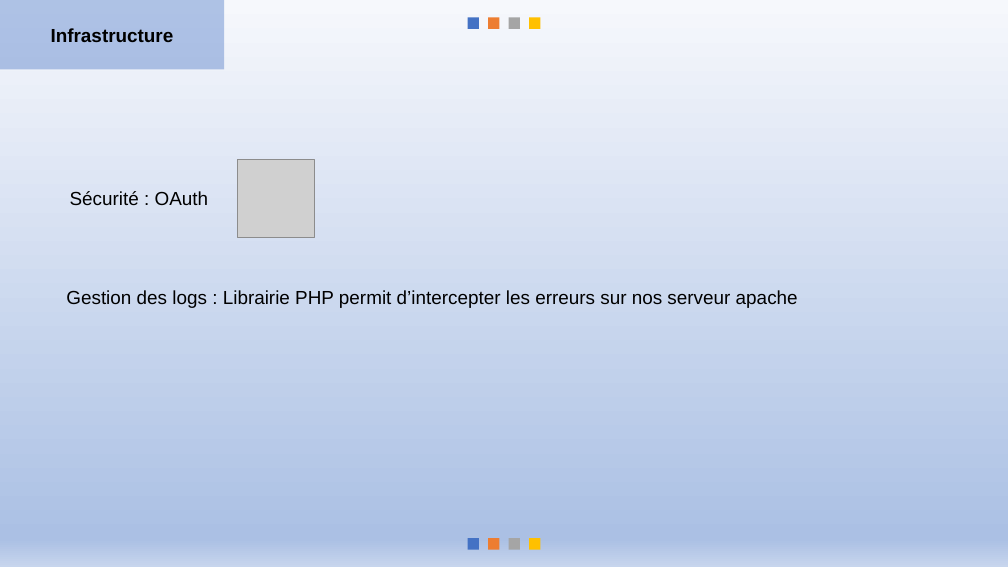
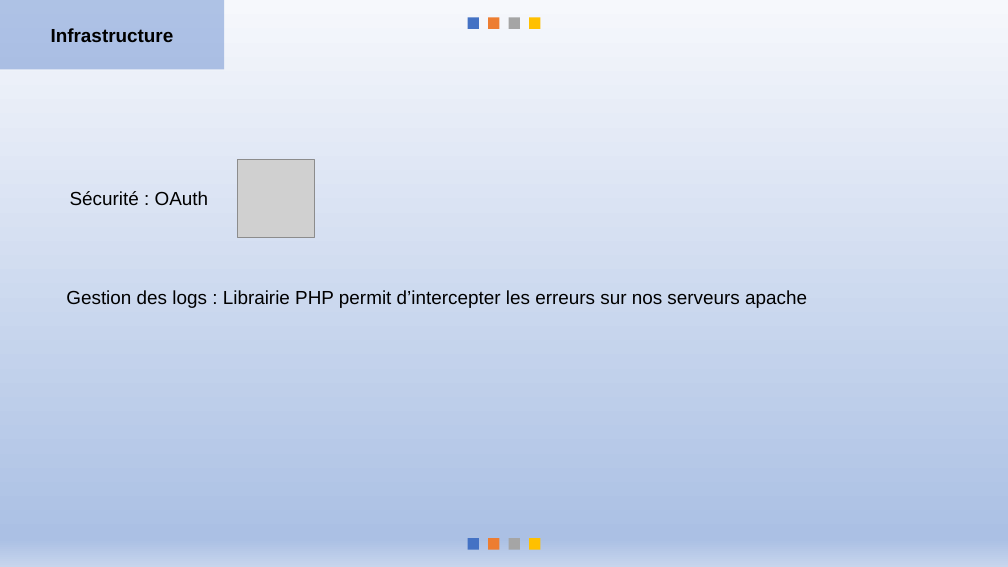
Before and after one commit to messaoudibrahim/Memoire, a slide deck: slide 19 of DIAPO/Présentation.pptx. Drawn at 1008x567 pixels with LibreOffice and Linux fonts; fonts in the diff are those of the drawing; grey boxes stand for pictures. Boxes give left, top, right and bottom in pixels: in the first picture for what was removed or moved away, otherwise in the second. Text is boxed around its words. In the diff, an @@ line names an element or a change of style, - is before the commit and + after.

```diff
--- a/DIAPO/Présentation.pptx
+++ b/DIAPO/Présentation.pptx
@@ text at [66,290,807,308]: text changed @@
-Gestion des logs : Librairie PHP permit d’intercepter les erreurs sur nos serveur apache
+Gestion des logs : Librairie PHP permit d’intercepter les erreurs sur nos serveurs apache
```
Also in this commit, not shown: 7 other slides changed, 1 other file.
